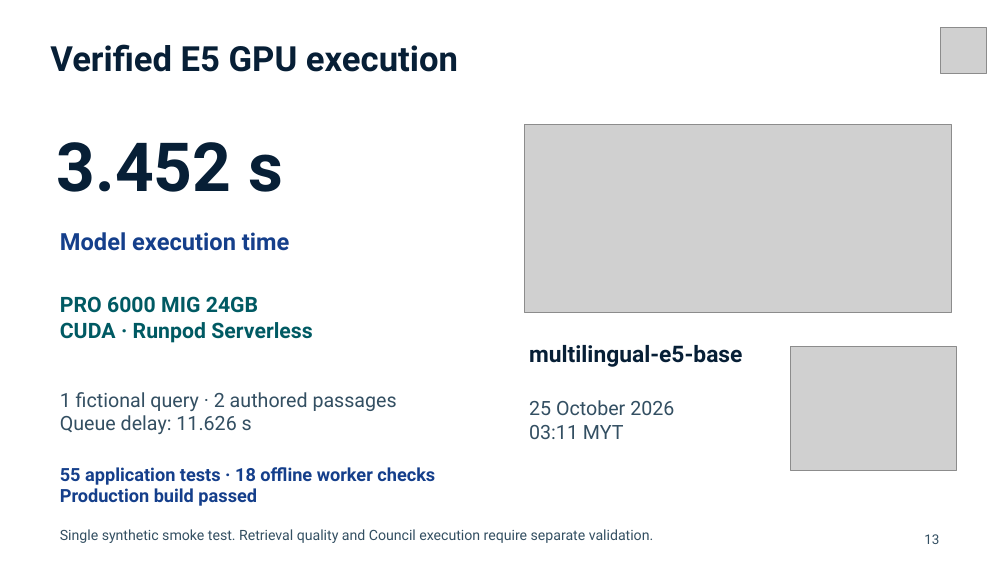
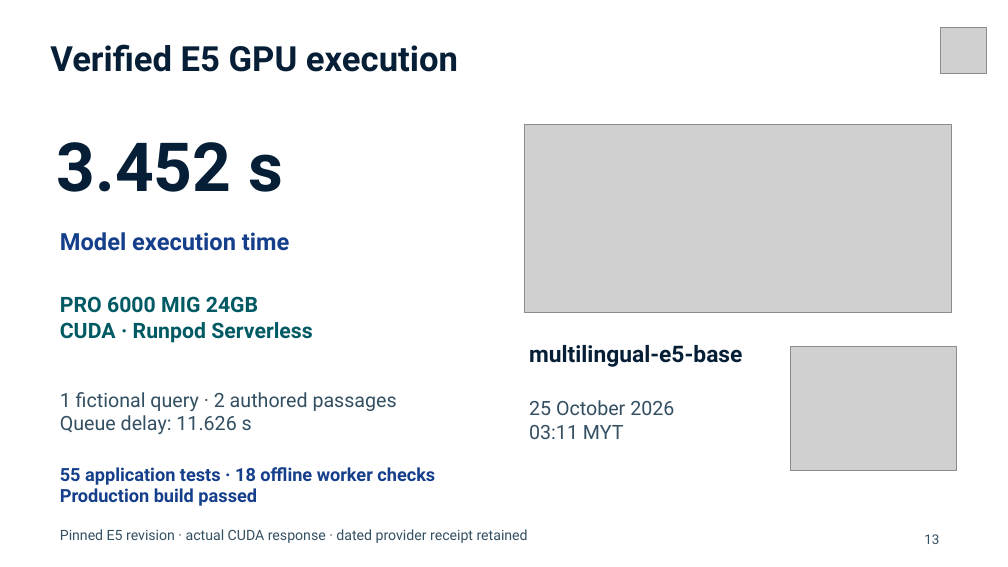
Before and after one commit to hzqfarhan/SDC2026-SELADEVSUTHM, a slide deck: slide 13 of submission-materials/SHIFTATLAS_PitchDeck.pptx. Drawn at 1008x567 pixels with LibreOffice and Linux fonts; fonts in the diff are those of the drawing; grey boxes stand for pictures; background and template pictures are left out. Boxes give left, top, right and bottom in pixels: in the first picture for what was removed or moved away, otherwise in the second. Text is boxed around its words. In the diff, an @@ line names an element or a change of style, - is before the commit and + after.

Commit message:
Refine team pitch, Council roles and coding-tool declaration

```diff
--- a/submission-materials/SHIFTATLAS_PitchDeck.pptx
+++ b/submission-materials/SHIFTATLAS_PitchDeck.pptx
@@ text at [60,529,528,543]: text changed @@
-Single synthetic smoke test. Retrieval quality and Council execution require separate validation.
+Pinned E5 revision · actual CUDA response · dated provider receipt retained
```
Also in this commit, not shown: 3 other slides changed, 12 other files.
